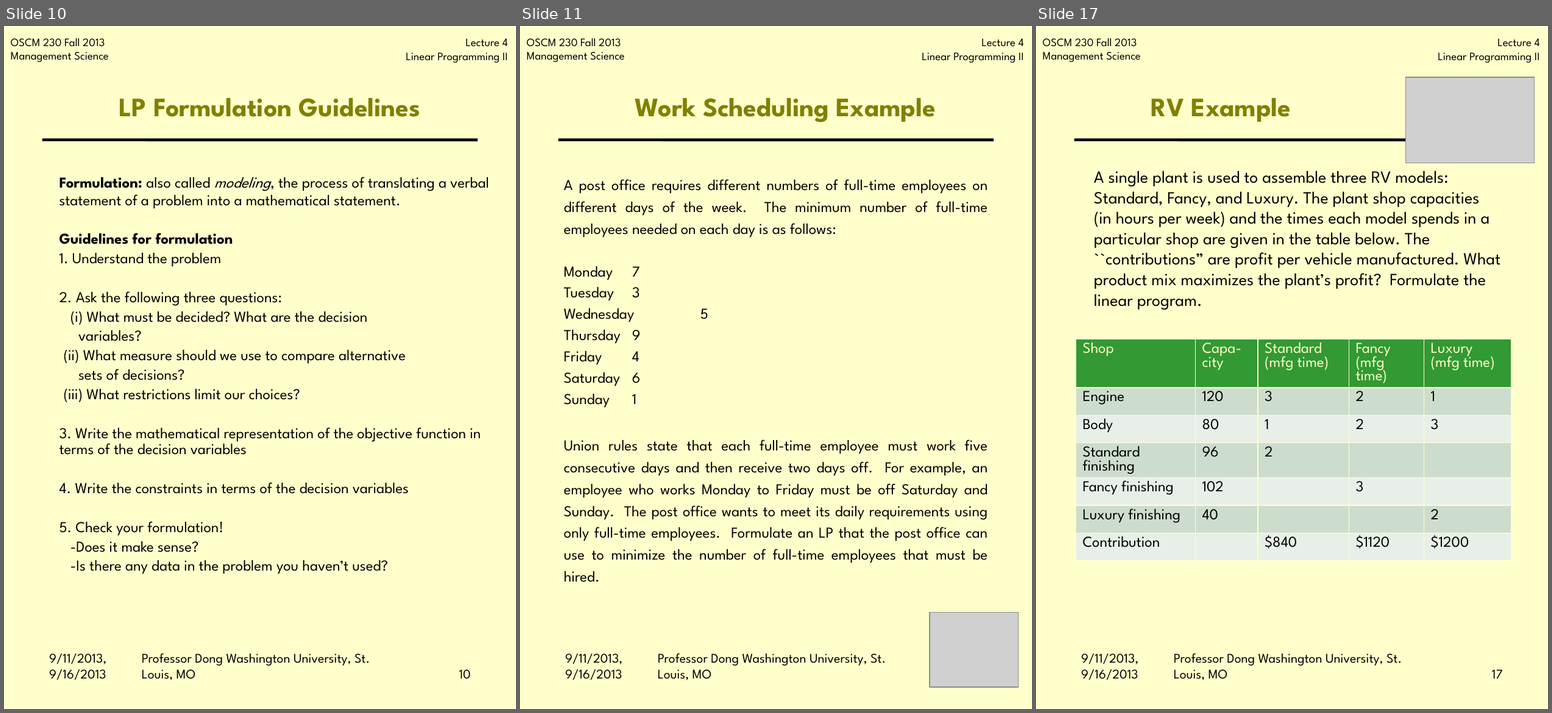
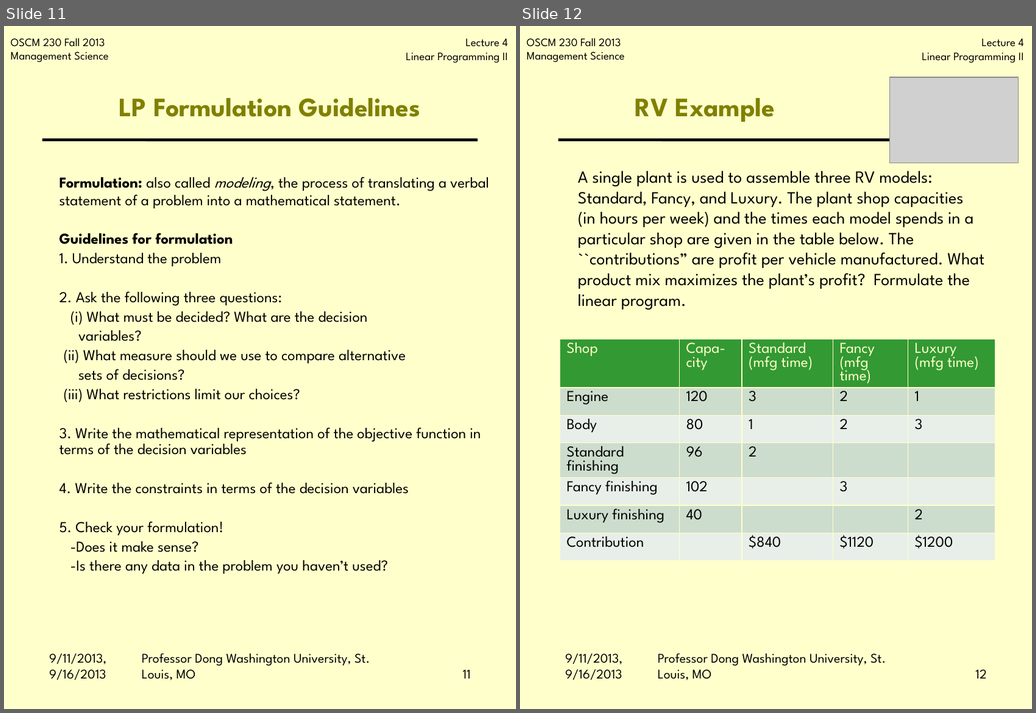
Before and after one commit to jbf232/OSCM230, a slide deck: Fall 2015/Lectures/Lecture 2 Simplex /Lecture_2_simplex.pptx. Shown side by side, each under a label of ours: slides 10, 11 and 17 before the commit, slides 11 and 12 after it; the slides between them are not shown. The pictures are 1552x713 and 1036x713 pixels, drawn with LibreOffice and Linux fonts; fonts in the diff are those of the drawing; grey boxes stand for pictures; background and template pictures are left out. Boxes give left, top, right and bottom in pixels: in the first picture for what was removed or moved away, otherwise in the second. Text is boxed around its words. In the diff, an @@ line names an element or a change of style, - is before the commit and + after.

Commit message:
Added Extra time people

```diff
--- a/Fall 2015/Lectures/Lecture 2 Simplex /Lecture_2_simplex.pptx
+++ b/Fall 2015/Lectures/Lecture 2 Simplex /Lecture_2_simplex.pptx
@@ slide 11 removed at [520,26,1032,709], background #FFFFCC; not listed: 3 template elements that a slide beside it also shows @@
@@ title removed at [635,98,936,122] @@
-Work Scheduling Example
@@ text removed at [564,179,988,582] @@
-A post office requires different numbers of full-time employees on different days of the week. The minimum number of full-time employees needed on each day is as follows:
-Monday 7
-Tuesday 3
-Wednesday 5
-Thursday 9
-Friday 4
-Saturday 6
-Sunday 1
-Union rules state that each full-time employee must work five consecutive days and then receive two days off. For example, an employee who works Monday to Friday must be off Saturday and Sunday. The post office wants to meet its daily requirements using only full-time employees. Formulate an LP that the post office can use to minimize the number of full-time employees that must be hired.
@@ picture removed at [930,612,1019,687] @@
@@ page number removed at [888,646,994,692] @@
-11
@@ text removed at [565,654,622,680] @@
-9/11/2013, 9/16/2013
@@ text removed at [658,653,886,681] @@
-Professor Dong Washington University, St. Louis, MO
@@ what was slide 10 is now slide 11 @@
@@ page number at [463,670,471,679]: text changed @@
-10
+11
@@ what was slide 17 is now slide 12 @@
@@ page number at [976,670,987,679]: text changed @@
-17
+12
```
Also in this commit, not shown: 2 slides changed, 1 slide added, 5 other slides removed, 7 other files.
